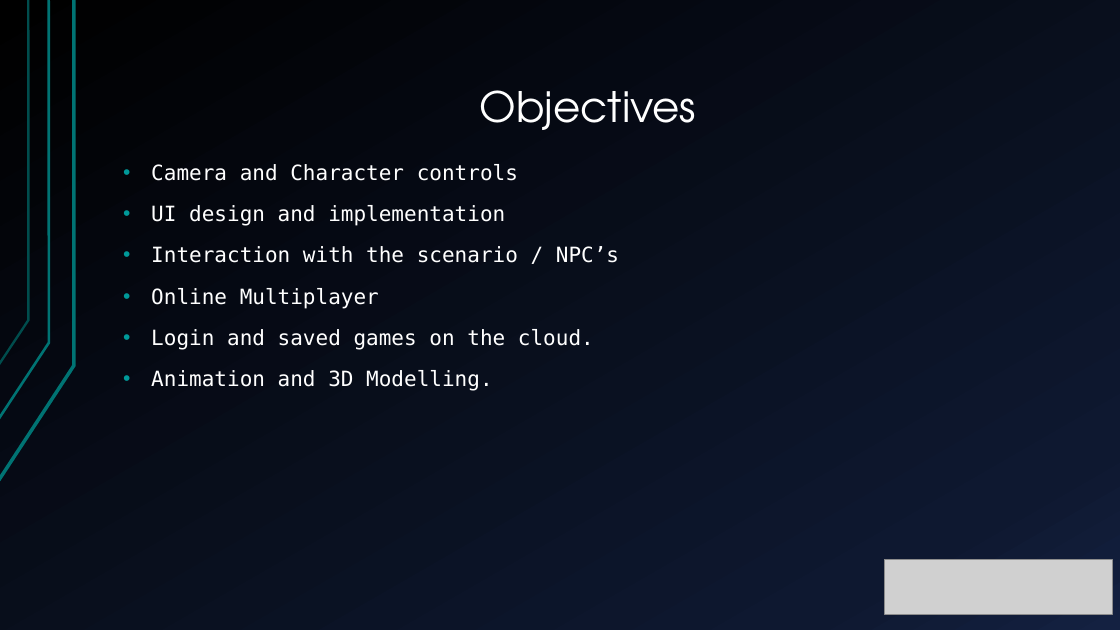
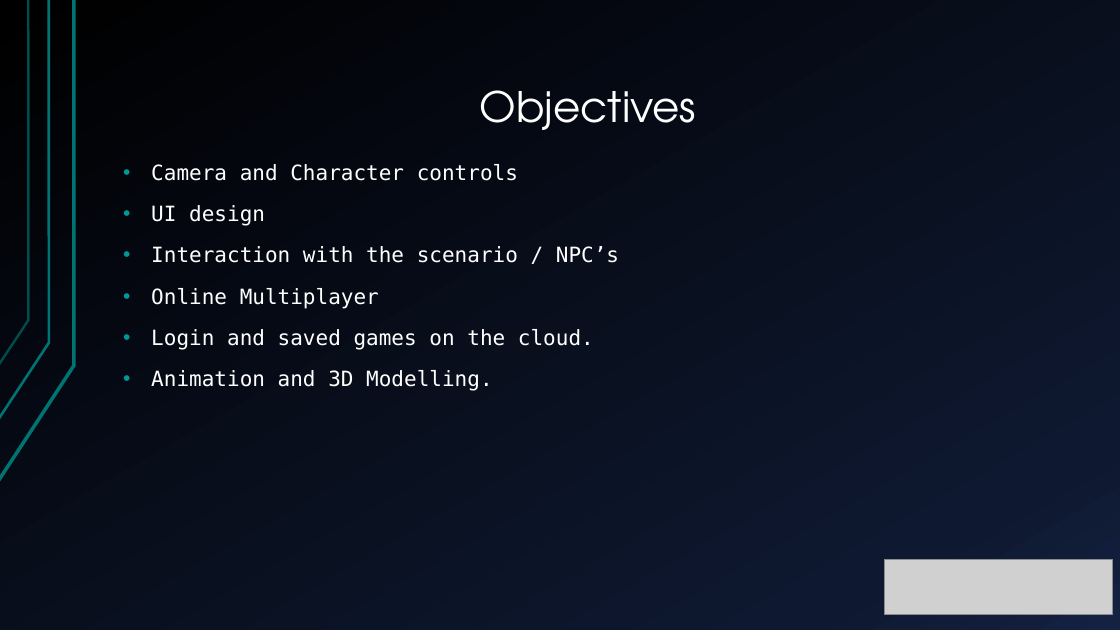
Before and after one commit to rndmized/project-dome, a slide deck: slide 3 of Seminar Presentation/Project Dome - Seminar Presentation.pptx. Drawn at 1120x630 pixels with LibreOffice and Linux fonts; fonts in the diff are those of the drawing; grey boxes stand for pictures. Boxes give left, top, right and bottom in pixels: in the first picture for what was removed or moved away, otherwise in the second. Text is boxed around its words. In the diff, an @@ line names an element or a change of style, - is before the commit and + after.

```diff
--- a/Seminar Presentation/Project Dome - Seminar Presentation.pptx
+++ b/Seminar Presentation/Project Dome - Seminar Presentation.pptx
@@ text at (151,205,265,226): text changed @@
-• UI design and implementation
+• UI design
```
Also in this commit, not shown: 2 other slides changed.
